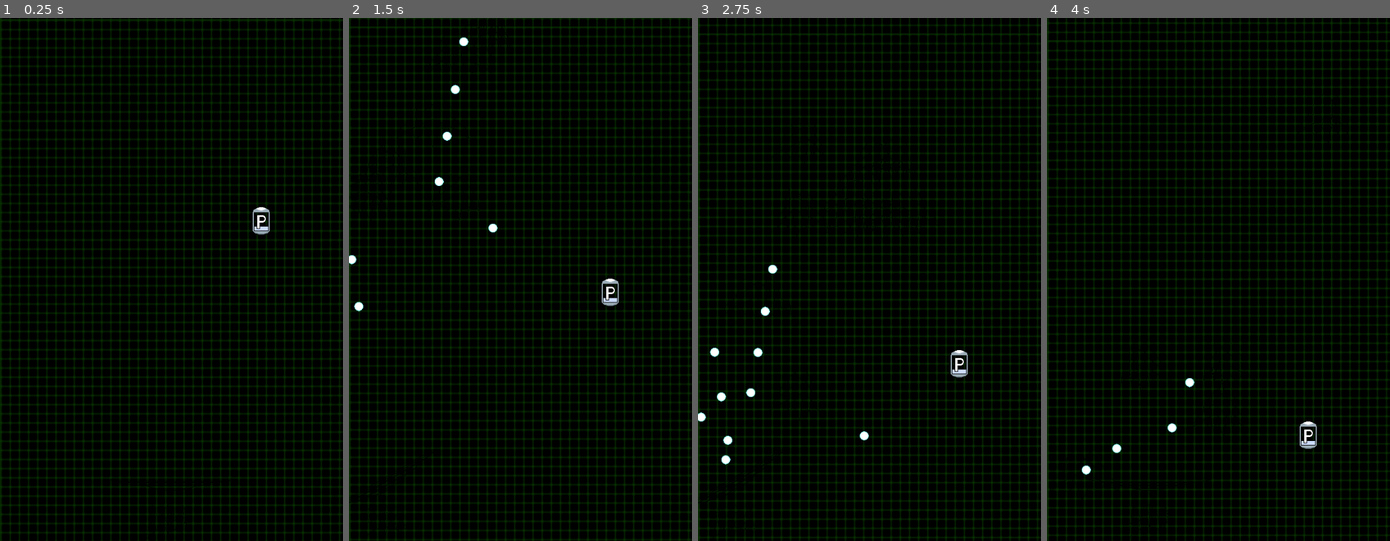
Above: before the commit, frames 1-4 (left to right).
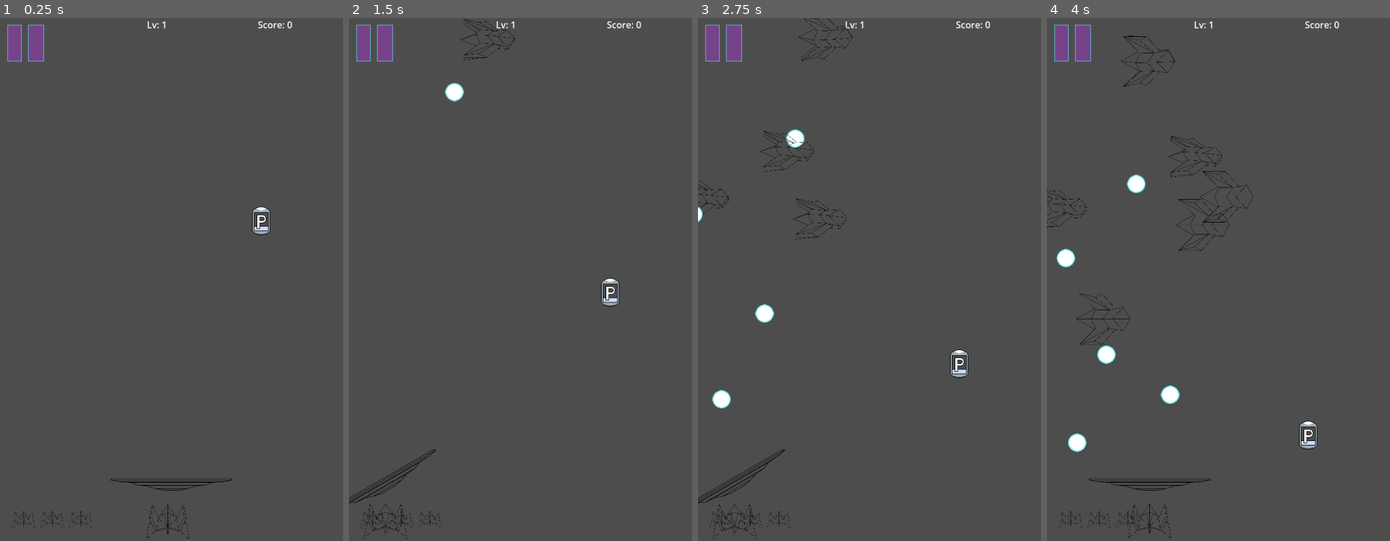
Above: after the commit, the same moments.

Repository: dommie123/Bullet_Hell
Game: Godot game, scene res://nodes/main.tscn
Two runs of this game, one before a commit and one after it. Both use one fixed random seed, a clock stepped at 60 frames per second and the inputs below.
Inputs (mouse positions are in pixels of both pictures, inside the frame that each line leads up to):
- Up to frame 1 (0.25 s): no input
- Up to frame 2 (1.5 s): click (373, 44) at 0.52 s; click (373, 44) at 1.27 s
- Up to frame 3 (2.75 s): click (722, 44) at 2.02 s
- Up to frame 4 (4 s): move the mouse to (1084, 483) at 2.77 s; press the mouse at (1084, 483) at 2.78 s; move the mouse to (1149, 305) at 3.52 s; release the mouse at (1149, 305) at 3.53 s; right-click (1149, 305) at 3.6 s

The runs differ from the first frame. In frame 1, 100% of the frame differs, in the area x 0-100%, y 0-100%; in frame 2, 100%; in frame 3, 100%; in frame 4, 100%.

Commit message:
Score system and UI implemented, will work on Pause Menu later

Diff:
--- a/nodes/bullet.tscn
+++ b/nodes/bullet.tscn
@@ -18,7 +18,7 @@
 bounce = 1.0
 
 [sub_resource type="CircleShape2D" id="CircleShape2D_0xt8d"]
-radius = 8.0
+radius = 16.0
 
 [node name="Bullet" type="RigidBody2D" groups=["Bullets"]]
 material = SubResource("ShaderMaterial_trqu3")
@@ -32,7 +32,7 @@
 script = ExtResource("1_6leip")
 
 [node name="Icon" type="Sprite2D" parent="."]
-scale = Vector2(0.5, 0.496)
+scale = Vector2(1.008, 1)
 texture = ExtResource("2_f1t73")
 
 [node name="CollisionShape2D" type="CollisionShape2D" parent="."]
--- a/nodes/enemy.tscn
+++ b/nodes/enemy.tscn
@@ -1,211 +1,30 @@
-[gd_scene load_steps=38 format=3 uid="uid://l53fkglr44r4"]
+[gd_scene load_steps=10 format=3 uid="uid://l53fkglr44r4"]
 
 [ext_resource type="Script" path="res://scripts/enemy.gd" id="1_m52gn"]
 [ext_resource type="PackedScene" uid="uid://bbwfo67k6imi6" path="res://nodes/bullet.tscn" id="2_yxds1"]
-[ext_resource type="PackedScene" path="res://nodes/powerup.tscn" id="3_yc7vu"]
-[ext_resource type="Texture2D" uid="uid://ba2mkwk5jdfxp" path="res://assets/Enemies/Enemy.png" id="3_yx85k"]
-[ext_resource type="Texture2D" uid="uid://c0okcoxrhgvx3" path="res://assets/Enemies/Basic Ship/Basic Enemy frame 1.svg" id="4_720fu"]
-[ext_resource type="Texture2D" uid="uid://cjgbl8afy2efl" path="res://assets/Enemies/Basic Ship/Basic Enemy frame 2.svg" id="5_cq3p0"]
-[ext_resource type="Texture2D" uid="uid://drlcewihn4yge" path="res://assets/Enemies/Basic Ship/Basic Enemy frame 3.svg" id="6_xrvdb"]
-[ext_resource type="Texture2D" uid="uid://drqldt4i8hc8b" path="res://assets/Enemies/Basic Ship/Basic Enemy frame 4.svg" id="7_1riuc"]
-[ext_resource type="Texture2D" uid="uid://cs5asbivrdbpd" path="res://assets/Enemies/Gigabyte/Gigabyte frame 1.svg" id="8_26l3j"]
-[ext_resource type="Texture2D" uid="uid://dqyot54os3qcv" path="res://assets/Enemies/Gigabyte/Gigabyte frame 2.svg" id="9_nsecx"]
-[ext_resource type="Texture2D" uid="uid://b22unoy85n0s3" path="res://assets/Enemies/Gigabyte/Gigabyte frame 3.svg" id="10_euxad"]
-[ext_resource type="Texture2D" uid="uid://bcrfpwn8li4lv" path="res://assets/Enemies/Gigabyte/Gigabyte frame 4.svg" id="11_mjvwu"]
-[ext_resource type="Texture2D" uid="uid://7ihwkm6ysckg" path="res://assets/Enemies/Megabyte/Megabyte frame 1.svg" id="12_enpql"]
-[ext_resource type="Texture2D" uid="uid://ctanppjcjl1ge" path="res://assets/Enemies/Megabyte/Megabyte frame 2.svg" id="13_ubfer"]
-[ext_resource type="Texture2D" uid="uid://yaw0hq61b3r3" path="res://assets/Enemies/Megabyte/Megabyte frame 3.svg" id="14_8723t"]
-[ext_resource type="Texture2D" uid="uid://m8qfv1ecdpxb" path="res://assets/Enemies/Megabyte/Megabyte frame 4.svg" id="15_rdnv1"]
-
-[sub_resource type="AtlasTexture" id="AtlasTexture_qvxsb"]
-atlas = ExtResource("3_yx85k")
-region = Rect2(0, 0, 64, 64)
-
-[sub_resource type="AtlasTexture" id="AtlasTexture_uu5b6"]
-atlas = ExtResource("3_yx85k")
-region = Rect2(64, 0, 64, 64)
-
-[sub_resource type="AtlasTexture" id="AtlasTexture_ovid5"]
-atlas = ExtResource("3_yx85k")
-region = Rect2(128, 0, 64, 64)
-
-[sub_resource type="AtlasTexture" id="AtlasTexture_ck5ey"]
-atlas = ExtResource("3_yx85k")
-region = Rect2(192, 0, 64, 64)
-
-[sub_resource type="AtlasTexture" id="AtlasTexture_qttmh"]
-atlas = ExtResource("3_yx85k")
-region = Rect2(256, 0, 64, 64)
-
-[sub_resource type="AtlasTexture" id="AtlasTexture_o27t5"]
-atlas = ExtResource("3_yx85k")
-region = Rect2(320, 0, 64, 64)
-
-[sub_resource type="AtlasTexture" id="AtlasTexture_v4372"]
-atlas = ExtResource("3_yx85k")
-region = Rect2(384, 0, 64, 64)
-
-[sub_resource type="AtlasTexture" id="AtlasTexture_1gvxc"]
-atlas = ExtResource("3_yx85k")
-region = Rect2(448, 0, 64, 64)
-
-[sub_resource type="AtlasTexture" id="AtlasTexture_wpspk"]
-atlas = ExtResource("3_yx85k")
-region = Rect2(512, 0, 64, 64)
-
-[sub_resource type="AtlasTexture" id="AtlasTexture_5put2"]
-atlas = ExtResource("3_yx85k")
-region = Rect2(576, 0, 64, 64)
-
-[sub_resource type="AtlasTexture" id="AtlasTexture_cxc8b"]
-atlas = ExtResource("3_yx85k")
-region = Rect2(640, 0, 64, 64)
-
-[sub_resource type="AtlasTexture" id="AtlasTexture_2bfwa"]
-atlas = ExtResource("3_yx85k")
-region = Rect2(704, 0, 64, 64)
-
-[sub_resource type="AtlasTexture" id="AtlasTexture_ux4ht"]
-atlas = ExtResource("3_yx85k")
-region = Rect2(768, 0, 64, 64)
-
-[sub_resource type="AtlasTexture" id="AtlasTexture_ir73b"]
-atlas = ExtResource("3_yx85k")
-region = Rect2(832, 0, 64, 64)
-
-[sub_resource type="AtlasTexture" id="AtlasTexture_g4c2h"]
-atlas = ExtResource("3_yx85k")
-region = Rect2(896, 0, 64, 64)
-
-[sub_resource type="AtlasTexture" id="AtlasTexture_n2nfg"]
-atlas = ExtResource("3_yx85k")
-region = Rect2(960, 0, 64, 64)
-
-[sub_resource type="AtlasTexture" id="AtlasTexture_5tsju"]
-atlas = ExtResource("3_yx85k")
-region = Rect2(1024, 0, 64, 64)
-
-[sub_resource type="AtlasTexture" id="AtlasTexture_qcp0o"]
-atlas = ExtResource("3_yx85k")
-region = Rect2(1088, 0, 64, 64)
-
-[sub_resource type="AtlasTexture" id="AtlasTexture_3s8t1"]
-atlas = ExtResource("3_yx85k")
-region = Rect2(1152, 0, 64, 64)
+[ext_resource type="PackedScene" uid="uid://ct0s05l6kyqbn" path="res://nodes/powerup.tscn" id="3_yc7vu"]
+[ext_resource type="Texture2D" uid="uid://b6jlo05eiwig" path="res://assets/Enemies/Haxor/Haxor frame 1.svg" id="4_mej7e"]
+[ext_resource type="Texture2D" uid="uid://bk4ibcu7w6wfw" path="res://assets/Enemies/Haxor/Haxor frame 2.svg" id="5_2w7qs"]
+[ext_resource type="Texture2D" uid="uid://dws1xs2jkjcfu" path="res://assets/Enemies/Haxor/Haxor frame 3.svg" id="6_c8ttd"]
+[ext_resource type="Texture2D" uid="uid://yg0j4rvsq0vp" path="res://assets/Enemies/Haxor/Haxor frame 4.svg" id="7_a8jko"]
 
 [sub_resource type="SpriteFrames" id="SpriteFrames_3dpxp"]
 animations = [{
 "frames": [{
 "duration": 1.0,
-"texture": ExtResource("4_720fu")
+"texture": ExtResource("4_mej7e")
 }, {
 "duration": 1.0,
-"texture": ExtResource("5_cq3p0")
+"texture": ExtResource("5_2w7qs")
 }, {
 "duration": 1.0,
-"texture": ExtResource("6_xrvdb")
+"texture": ExtResource("6_c8ttd")
 }, {
 "duration": 1.0,
-"texture": ExtResource("7_1riuc")
-}],
-"loop": false,
-"name": &"Aimbot",
-"speed": 5.0
-}, {
-"frames": [{
-"duration": 1.0,
-"texture": ExtResource("8_26l3j")
-}, {
-"duration": 1.0,
-"texture": ExtResource("9_nsecx")
-}, {
-"duration": 1.0,
-"texture": ExtResource("10_euxad")
-}, {
-"duration": 1.0,
-"texture": ExtResource("11_mjvwu")
+"texture": ExtResource("7_a8jko")
 }],
 "loop": true,
-"name": &"Gigabyte",
-"speed": 5.0
-}, {
-"frames": [{
-"duration": 1.0,
-"texture": ExtResource("12_enpql")
-}, {
-"duration": 1.0,
-"texture": ExtResource("13_ubfer")
-}, {
-"duration": 1.0,
-"texture": ExtResource("14_8723t")
-}, {
-"duration": 1.0,
-"texture": ExtResource("15_rdnv1")
-}],
-"loop": true,
-"name": &"Megabyte",
-"speed": 5.0
-}, {
-"frames": [{
-"duration": 1.0,
-"texture": SubResource("AtlasTexture_qvxsb")
-}, {
-"duration": 1.0,
-"texture": SubResource("AtlasTexture_uu5b6")
-}, {
-"duration": 1.0,
-"texture": SubResource("AtlasTexture_ovid5")
-}, {
-"duration": 1.0,
-"texture": SubResource("AtlasTexture_ck5ey")
-}, {
-"duration": 1.0,
-"texture": SubResource("AtlasTexture_qttmh")
-}, {
-"duration": 1.0,
-"texture": SubResource("AtlasTexture_o27t5")
-}, {
-"duration": 1.0,
-"texture": SubResource("AtlasTexture_v4372")
-}, {
-"duration": 1.0,
-"texture": SubResource("AtlasTexture_1gvxc")
-}, {
-"duration": 1.0,
-"texture": SubResource("AtlasTexture_wpspk")
-}, {
-"duration": 1.0,
-"texture": SubResource("AtlasTexture_5put2")
-}, {
-"duration": 1.0,
-"texture": SubResource("AtlasTexture_cxc8b")
-}, {
-"duration": 1.0,
-"texture": SubResource("AtlasTexture_2bfwa")
-}, {
-"duration": 1.0,
-"texture": SubResource("AtlasTexture_ux4ht")
-}, {
-"duration": 1.0,
-"texture": SubResource("AtlasTexture_ir73b")
-}, {
-"duration": 1.0,
-"texture": SubResource("AtlasTexture_g4c2h")
-}, {
-"duration": 1.0,
-"texture": SubResource("AtlasTexture_n2nfg")
-}, {
-"duration": 1.0,
-"texture": SubResource("AtlasTexture_5tsju")
-}, {
-"duration": 1.0,
-"texture": SubResource("AtlasTexture_qcp0o")
-}, {
-"duration": 1.0,
-"texture": SubResource("AtlasTexture_3s8t1")
-}],
-"loop": true,
-"name": &"default (old)",
+"name": &"default",
 "speed": 24.0
 }]
 
@@ -228,10 +47,9 @@
 bulletLaunchSpeedMultiplier = 1
 
 [node name="AnimatedSprite2D" type="AnimatedSprite2D" parent="."]
-rotation = 1.5708
-scale = Vector2(0.167, 0.167)
+scale = Vector2(0.15, 0.15)
 sprite_frames = SubResource("SpriteFrames_3dpxp")
-animation = &"Megabyte"
+frame_progress = 0.58604
 
 [node name="BulletLauncher" type="Node2D" parent="."]
 
--- a/nodes/enemy_spawner.tscn
+++ b/nodes/enemy_spawner.tscn
@@ -11,7 +11,6 @@
 enemyCount = 5
 
 [node name="SpawnTimer" type="Timer" parent="."]
-wait_time = 0.25
 autostart = true
 
 [node name="KillTimer" type="Timer" parent="."]
--- /dev/null
+++ b/nodes/life_count.tscn
@@ -0,0 +1,19 @@
+[gd_scene load_steps=2 format=3 uid="uid://b6ev8dcx56mgj"]
+
+[ext_resource type="Texture2D" uid="uid://deedaq46brjf3" path="res://assets/PlayerShip/PlayerShip Frame 1.svg" id="1_0us5o"]
+
+[node name="LifeCount" type="Control"]
+layout_mode = 3
+anchors_preset = 0
+offset_right = 1920.0
+offset_bottom = 1080.0
+rotation = 1.57422
+scale = Vector2(0.0695326, 0.0766653)
+
+[node name="TextureRect" type="TextureRect" parent="."]
+layout_mode = 0
+offset_left = 11688.2
+offset_top = -1118.92
+offset_right = 13608.2
+offset_bottom = -38.9219
+texture = ExtResource("1_0us5o")
--- a/nodes/main.tscn
+++ b/nodes/main.tscn
@@ -1,10 +1,11 @@
-[gd_scene load_steps=9 format=3 uid="uid://b8wk107okjidg"]
+[gd_scene load_steps=11 format=3 uid="uid://b8wk107okjidg"]
 
 [ext_resource type="Script" path="res://scripts/Main.gd" id="1_o6526"]
 [ext_resource type="PackedScene" uid="uid://bxrp03v51pwbw" path="res://nodes/enemy_spawner.tscn" id="2_hk6sm"]
 [ext_resource type="PackedScene" uid="uid://drh6a3js8480r" path="res://nodes/player.tscn" id="2_nnhgw"]
-[ext_resource type="PackedScene" uid="uid://30yxyqqqaoy1" path="res://nodes/de_bugger.tscn" id="3_jlhsi"]
+[ext_resource type="PackedScene" uid="uid://cnoi2eahhdj8x" path="res://nodes/de_bugger.tscn" id="3_jlhsi"]
 [ext_resource type="PackedScene" uid="uid://bfhuoslxpj43e" path="res://nodes/player_ship.tscn" id="4_2dr2i"]
+[ext_resource type="PackedScene" uid="uid://by45tyjaglmsp" path="res://nodes/ui.tscn" id="4_6m70j"]
 [ext_resource type="PackedScene" uid="uid://ct0s05l6kyqbn" path="res://nodes/powerup.tscn" id="4_haxs5"]
 [ext_resource type="Shader" path="res://scroll.gdshader" id="6_7h3n2"]
 [ext_resource type="Texture2D" uid="uid://h3fs06ej0erg" path="res://assets/Grid Background.png" id="7_bndeg"]
@@ -36,13 +37,18 @@
 autostart = true
 
 [node name="Sprite2D" type="Sprite2D" parent="."]
+visible = false
 z_index = -1
 material = SubResource("ShaderMaterial_k8ur7")
 position = Vector2(308, 465)
 texture = ExtResource("7_bndeg")
 
+[node name="UI" parent="." instance=ExtResource("4_6m70j")]
+
+[connection signal="update_score" from="." to="UI" method="_on_main_update_score"]
 [connection signal="deactivate_curse" from="Player" to="." method="_on_player_deactivate_curse"]
 [connection signal="deactivate_powerup" from="Player" to="." method="_on_player_deactivate_powerup"]
 [connection signal="player_died" from="Player" to="PlayerShip" method="_on_player_player_died"]
 [connection signal="lose_life" from="PlayerShip" to="Player" method="_on_player_ship_lose_life"]
+[connection signal="lose_life" from="PlayerShip" to="UI" method="_on_player_ship_lose_life"]
 [connection signal="timeout" from="EnemySpawnerTimer" to="." method="_on_enemy_spawner_timer_timeout"]
--- /dev/null
+++ b/nodes/ui.tscn
@@ -0,0 +1,41 @@
+[gd_scene load_steps=4 format=3 uid="uid://by45tyjaglmsp"]
+
+[ext_resource type="Script" path="res://scripts/ui.gd" id="1_7nk61"]
+[ext_resource type="PackedScene" uid="uid://b6ev8dcx56mgj" path="res://nodes/life_count.tscn" id="2_dmacp"]
+[ext_resource type="Texture2D" uid="uid://c18f328b2glqi" path="res://assets/UI/PauseIcon.png" id="2_uj1mv"]
+
+[node name="UI" type="ReferenceRect"]
+anchors_preset = 15
+anchor_right = 1.0
+anchor_bottom = 1.0
+grow_horizontal = 2
+grow_vertical = 2
+border_color = Color(1, 0, 0, 0)
+script = ExtResource("1_7nk61")
+lifeCountScene = ExtResource("2_dmacp")
+
+[node name="LevelCounter" type="RichTextLabel" parent="."]
+layout_mode = 0
+offset_left = 257.0
+offset_right = 321.0
+offset_bottom = 26.0
+text = "Lv: 1"
+
+[node name="ScoreCounter" type="RichTextLabel" parent="."]
+layout_mode = 0
+offset_left = 451.0
+offset_right = 600.0
+offset_bottom = 26.0
+text = "Score: 0"
+
+[node name="TextureButton" type="TextureButton" parent="."]
+layout_mode = 0
+offset_left = 13.0
+offset_top = 12.0
+offset_right = 77.0
+offset_bottom = 76.0
+texture_normal = ExtResource("2_uj1mv")
+texture_pressed = ExtResource("2_uj1mv")
+texture_hover = ExtResource("2_uj1mv")
+texture_disabled = ExtResource("2_uj1mv")
+texture_focused = ExtResource("2_uj1mv")
--- a/scripts/Main.gd
+++ b/scripts/Main.gd
@@ -2,6 +2,7 @@
 
 signal level_changed
 signal phase_changed
+signal update_score
 
 @export var enemySpawnerScene: PackedScene
 @export var bossScene: PackedScene
@@ -77,11 +78,14 @@
 # TODO on boss defeated, increase level and set boss active to false.
 func _on_boss_defeated():
 	boss_active = false
+	update_score.emit(10000)
 
 	active_enemies += 1
 	enemy_disappear_routine()
 
 func _on_enemy_enemy_killed():
+	update_score.emit(100)
+
 	enemy_disappear_routine()
 
 
@@ -176,3 +180,7 @@
 	boss.position = Vector2(middleOfViewport / 2, 100)
 
 	add_child(boss)
+
+
+func _on_player_ship_lose_life():
+	pass # Replace with function body.
--- a/scripts/enemy.gd
+++ b/scripts/enemy.gd
@@ -52,7 +52,7 @@
 	functions = Functions.new()
 	utils = Utils.new()
 
-	timeMultiplier = 100
+	timeMultiplier = 75
 	angularVelocity = (3 * PI) / 4
 	timePassed = 0
 	canShoot = true
--- /dev/null
+++ b/scripts/ui.gd
@@ -0,0 +1,57 @@
+extends Control
+
+@export var lifeCountScene: PackedScene
+
+var mainNode: Node2D
+var playerNode: Node2D
+
+var lives: int
+var level: int
+var score: int
+var currentPowerup: int
+var currentCurse: int
+var isPaused: bool
+
+# Called when the node enters the scene tree for the first time.
+func _ready():
+	mainNode = get_node("/root/Main")
+	playerNode = get_node("/root/Main/Player")
+
+	if not mainNode or not playerNode:
+		assert(false, "Isolated Scene not supported! Please run this in the Main Scene!")
+
+	lives = playerNode.lives
+	level = mainNode.level
+	currentPowerup = playerNode.currentPowerup
+	currentCurse = playerNode.currentCurse
+
+	score = 0
+	isPaused = false
+
+	var i = 0
+	while i < lives:
+		var lifeNode = lifeCountScene.instantiate()
+#		var initLifeCountPos = Vector2(11688.201, -1118.922)
+		var initLifeCountPos = Vector2(0, 0)
+
+		lifeNode.add_to_group("Life Counters")
+		lifeNode.position = Vector2(initLifeCountPos.x + (50 * i), initLifeCountPos.y)
+
+		add_child(lifeNode)
+		i += 1
+
+
+func _on_main_level_changed():
+	level += 1
+	$LevelCounter.set_deferred("text", "Lv %s" % level)
+
+
+func _on_player_ship_lose_life():
+	var lifeNodes = get_tree().get_nodes_in_group("Life Counters")
+	lifeNodes[lives - 1].queue_free()
+	lives -= 1
+
+
+func _on_main_update_score(points):
+	score += points
+	$ScoreCounter.set_deferred("text", "Score: %s" % score)
Binary file added: assets/UI/PauseIcon.png
Not shown, added: assets/UI/PauseIcon.png.import
Not shown: 1 places in nodes/de_bugger.tscn that only renumber resources
